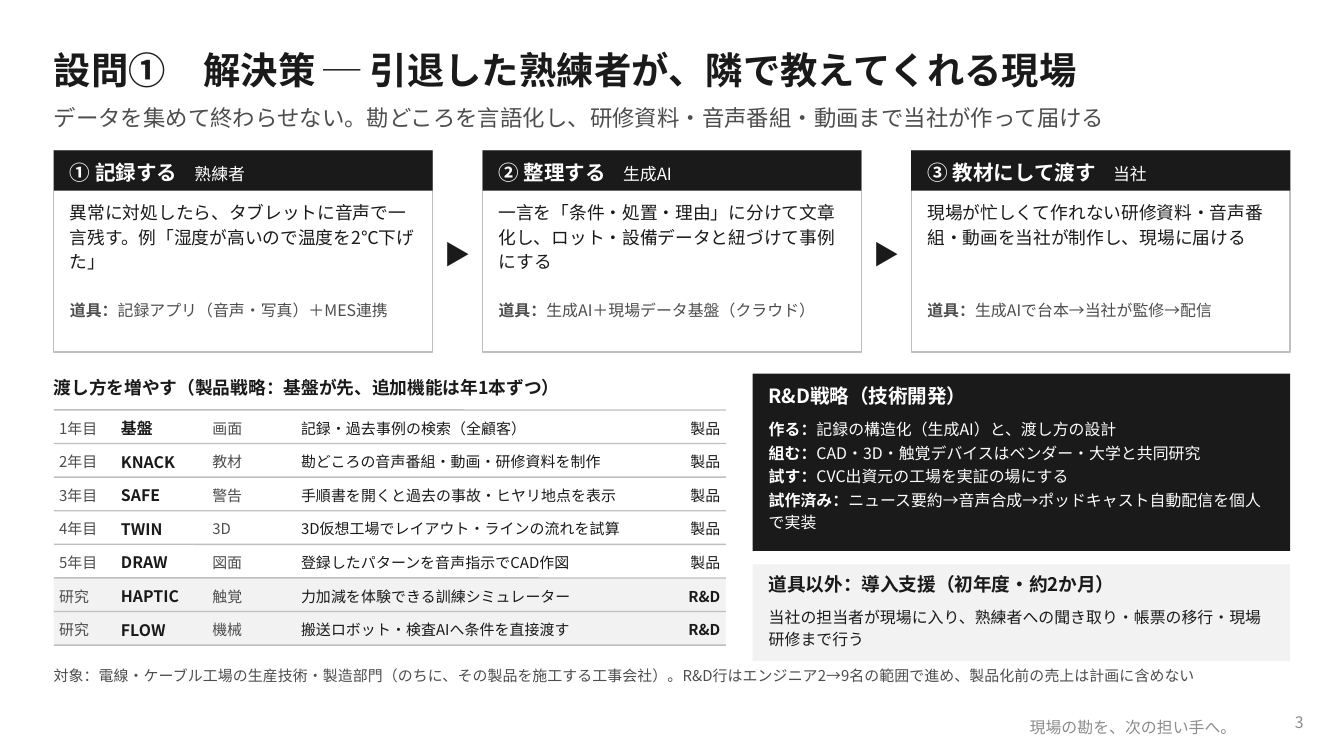
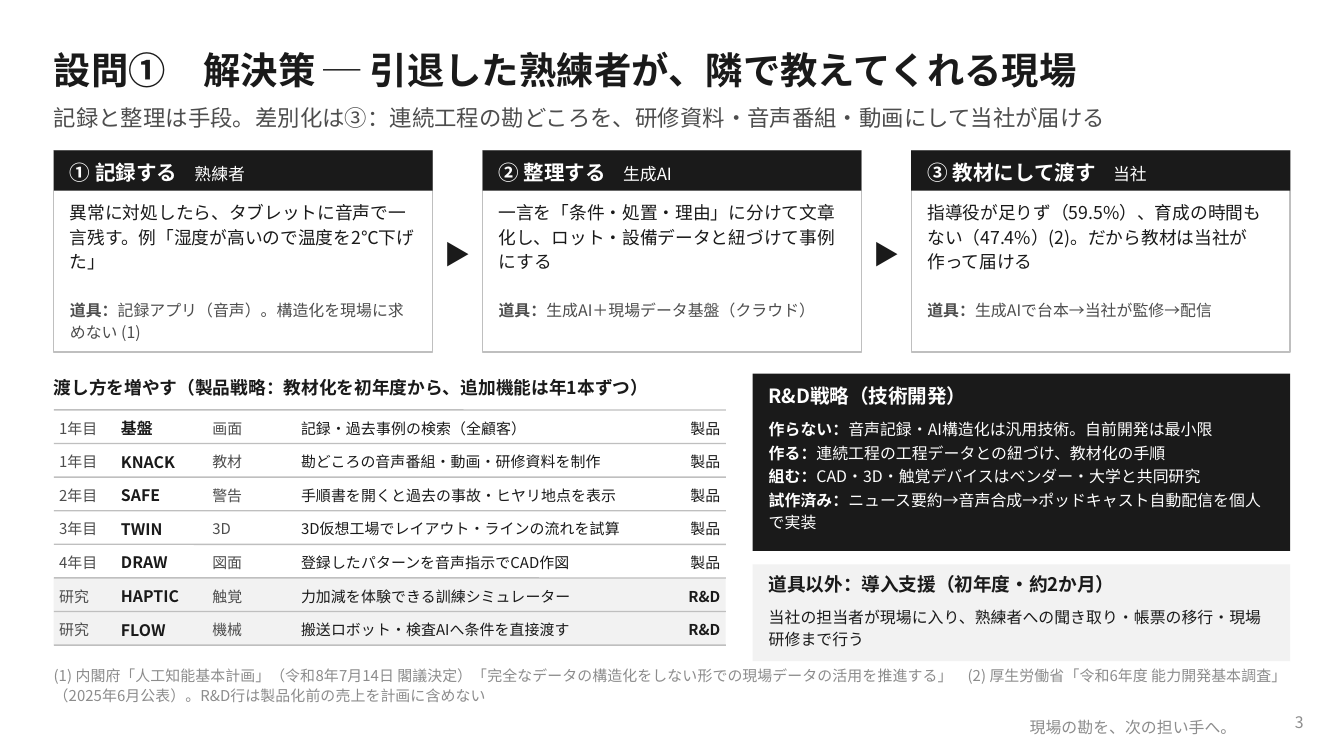
Before and after one commit to SEITOSHIKI/-ai-commute-audio-, a slide deck: slide 3 of deck/セルフマネジメント課題_事業構想プレゼン.pptx. Drawn at 1344x756 pixels with LibreOffice and Linux fonts; fonts in the diff are those of the drawing; background and template pictures are left out. Boxes give left, top, right and bottom in pixels: in the first picture for what was removed or moved away, otherwise in the second. Text is boxed around its words. In the diff, an @@ line names an element or a change of style, - is before the commit and + after.

```diff
--- a/deck/セルフマネジメント課題_事業構想プレゼン.pptx
+++ b/deck/セルフマネジメント課題_事業構想プレゼン.pptx
@@ text at <box>54,107,1105,128</box>: text changed @@
-データを集めて終わらせない。勘どころを言語化し、研修資料・音声番組・動画まで当社が作って届ける
+記録と整理は手段。差別化は③：連続工程の勘どころを、研修資料・音声番組・動画にして当社が届ける
@@ text at <box>927,204,1261,270</box>: text changed @@
-現場が忙しくて作れない研修資料・音声番組・動画を当社が制作し、現場に届ける
+指導役が足りず（59.5%）、育成の時間もない（47.4%）(2)。だから教材は当社が作って届ける
@@ text at <box>70,302,404,341</box>: text changed @@
-道具：記録アプリ（音声・写真）＋MES連携
+道具：記録アプリ（音声）。構造化を現場に求めない (1)
@@ text at <box>54,379,648,396</box>: text changed @@
-渡し方を増やす（製品戦略：基盤が先、追加機能は年1本ずつ）
+渡し方を増やす（製品戦略：教材化を初年度から、追加機能は年1本ずつ）
@@ text at <box>769,421,1213,461</box>: text changed @@
-作る：記録の構造化（生成AI）と、渡し方の設計
+作らない：音声記録・AI構造化は汎用技術。自前開発は最小限
+作る：連続工程の工程データとの紐づけ、教材化の手順
@@ text added at <box>59,454,97,468</box>, 8 pt, text #4D4D4D @@
+1年目
@@ text at <box>769,468,1069,484</box>: paragraph removed @@
-試す：CVC出資元の工場を実証の場にする
@@ 3 texts: place and size @@
-3 texts at <box>59,454,97,535</box>
+3 texts at <box>59,488,97,569</box>
@@ text removed at <box>59,555,97,569</box> @@
-5年目
@@ text at <box>54,668,1286,684</box>: text changed; text colour #4D4D4D to #8C8C8C @@
-対象：電線・ケーブル工場の生産技術・製造部門（のちに、その製品を施工する工事会社）。R&D行はエンジニア2→9名の範囲で進め、製品化前の売上は計画に含めない
+(1) 内閣府「人工知能基本計画」（令和8年7月14日 閣議決定）「完全なデータの構造化をしない形での現場データの活用を推進する」 (2) 厚生労働省「令和6年度 能力開発基本調査」（2025年6月公表）。R&D行は製品化前の売上を計画に含めない
```
Also in this commit, not shown: 3 other slides changed, 1 slide added, 1 slide removed, 4 other files.
